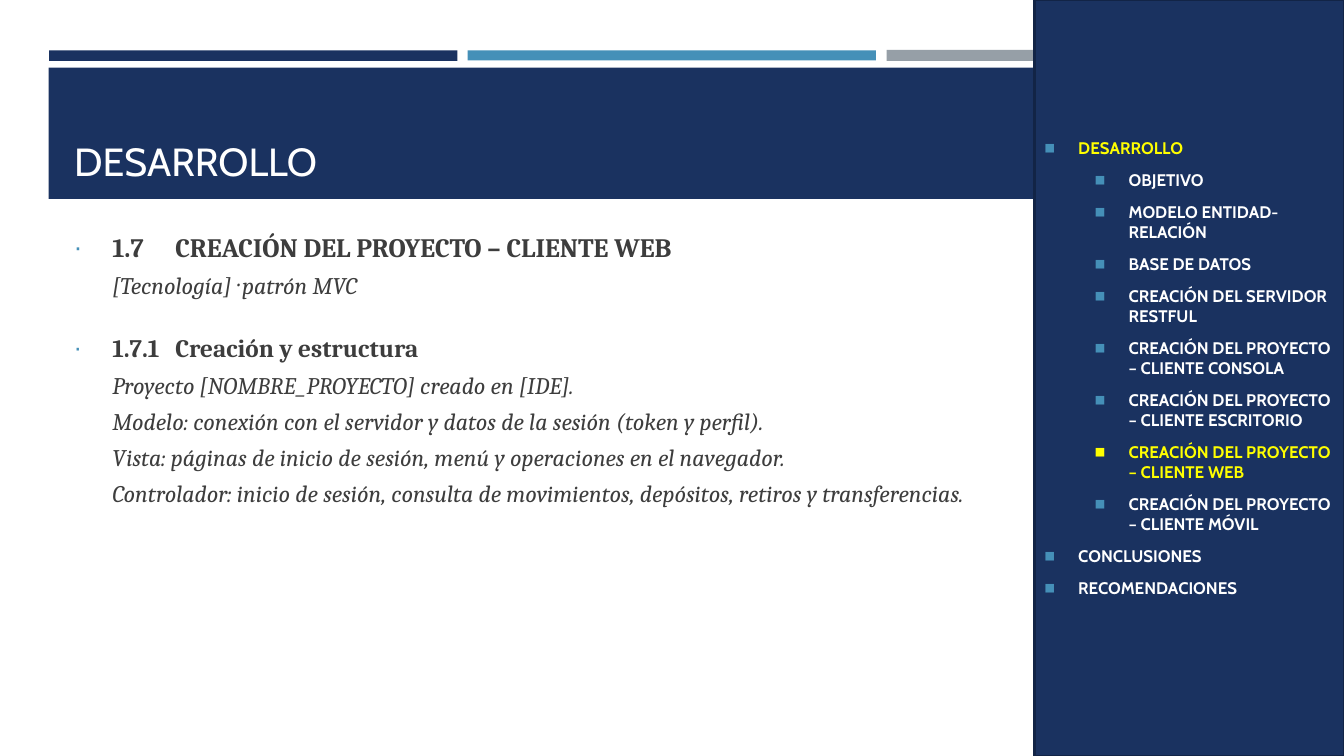
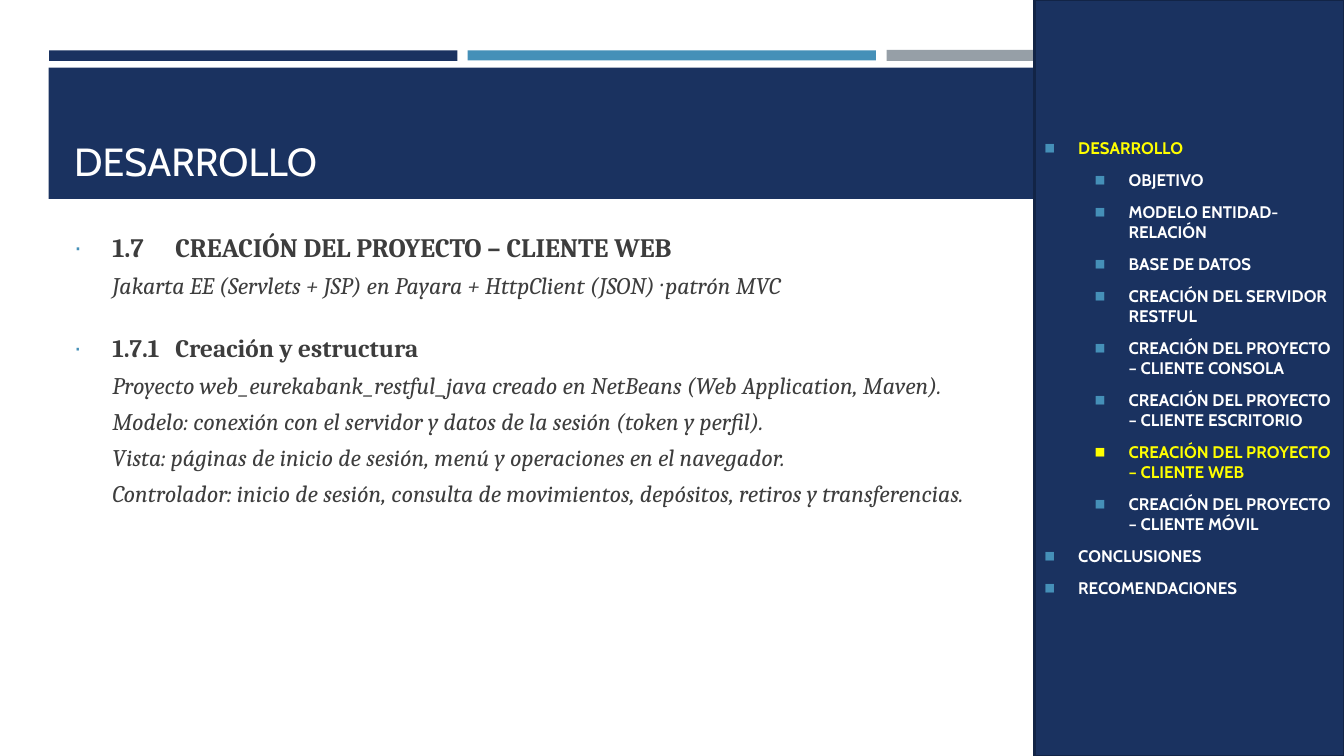
Before and after one commit to IMarcusDev/TI.1.3.-PAO202651_RESTFUL_JAVA_CONBDD_NRC36883_GR04, a slide deck: slide 23 of 05. DOCUMENTACION/PRESENTACION TI.1.3. RESTFUL con BDD en JAVA GR4.pptx (slide 21 before the commit). Drawn at 1344x756 pixels with LibreOffice and Linux fonts; fonts in the diff are those of the drawing. Boxes give left, top, right and bottom in pixels: in the first picture for what was removed or moved away, otherwise in the second. Text is boxed around its words. In the diff, an @@ line names an element or a change of style, - is before the commit and + after.

```diff
--- a/05. DOCUMENTACION/PRESENTACION TI.1.3. RESTFUL con BDD en JAVA GR4.pptx
+++ b/05. DOCUMENTACION/PRESENTACION TI.1.3. RESTFUL con BDD en JAVA GR4.pptx
@@ text at box(112, 277, 781, 299): text changed @@
-[Tecnología] · patrón MVC
+Jakarta EE (Servlets + JSP) en Payara + HttpClient (JSON) · patrón MVC
@@ text at box(112, 377, 942, 399): text changed @@
-Proyecto [NOMBRE_PROYECTO] creado en [IDE].
+Proyecto web_eurekabank_restful_java creado en NetBeans (Web Application, Maven).
```
Also in this commit, not shown: 19 other slides changed, 4 slides added.
